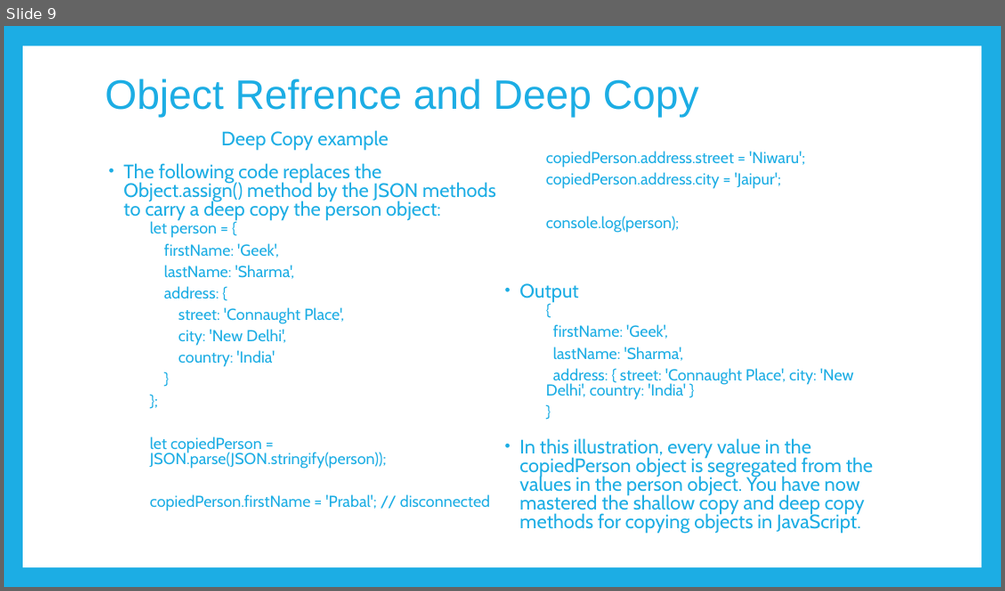
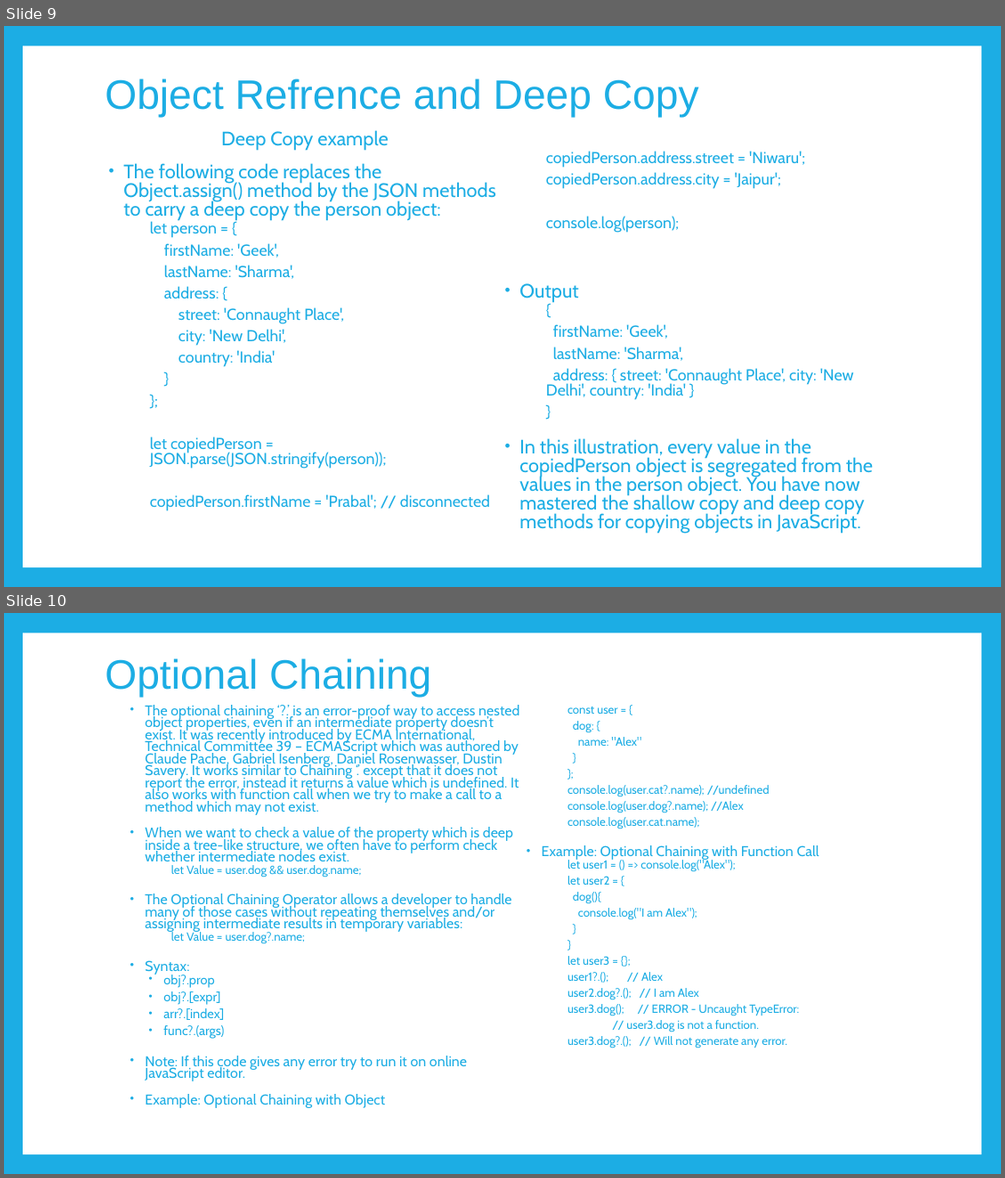
Before and after one commit to PramodJana/JavaScript, a slide deck: GFG JS Course Curriculam/Articles/006 Objects.pptx. Shown one above the other, each under a label of ours: slide 9 before the commit, slides 9 and 10 after it. The pictures are 1005x591 and 1005x1178 pixels, drawn with LibreOffice and Linux fonts; fonts in the diff are those of the drawing. Boxes give left, top, right and bottom in pixels: in the first picture for what was removed or moved away, otherwise in the second. Text is boxed around its words. In the diff, an @@ line names an element or a change of style, - is before the commit and + after.

```diff
--- a/GFG JS Course Curriculam/Articles/006 Objects.pptx
+++ b/GFG JS Course Curriculam/Articles/006 Objects.pptx
@@ slide 10 added at [4,613,1001,1174], background #1CADE4; not listed: 1 template element that a slide beside it also shows @@
@@ title added at [105,658,431,698], 39.6 pt, text #1CADE4 @@
+Optional Chaining
@@ text added at [145,705,799,1108], 13.8 pt, text #1CADE4 @@
+• The optional chaining ‘?.’ is an error-proof way to access nested object properties, even if an intermediate property doesn’t exist. It was recently introduced by ECMA International, Technical Committee 39 – ECMAScript which was authored by Claude Pache, Gabriel Isenberg, Daniel Rosenwasser, Dustin Savery. It works similar to Chaining ‘.’ except that it does not report the error, instead it returns a value which is undefined. It also works with function call when we try to make a call to a method which may not exist.
+• When we want to check a value of the property which is deep inside a tree-like structure, we often have to perform check whether intermediate nodes exist.
+    let Value = user.dog && user.dog.name;
+• The Optional Chaining Operator allows a developer to handle many of those cases without repeating themselves and/or assigning intermediate results in temporary variables:
+    let Value = user.dog?.name;
+• Syntax:
+  • obj?.prop
+  • obj?.[expr]
+  • arr?.[index]
+  • func?.(args)
+• Note: If this code gives any error try to run it on online JavaScript editor.
+• Example: Optional Chaining with Object
+    const user = {
+    dog: {
+    name: "Alex"
+    }
+    };
+    console.log(user.cat?.name); //undefined
+    console.log(user.dog?.name); //Alex
+    console.log(user.cat.name);
+• Example: Optional Chaining with Function Call
+    let user1 = () => console.log("Alex");
+    let user2 = {
+    dog(){
+    console.log("I am Alex");
+    }
+    }
+    let user3 = {};
+    user1?.(); // Alex
+    user2.dog?.(); // I am Alex
+    user3.dog(); // ERROR - Uncaught TypeError:
+    // user3.dog is not a function.
+    user3.dog?.(); // Will not generate any error.
```
Also in this commit, not shown: 8 other slides added, 9 slides removed.
